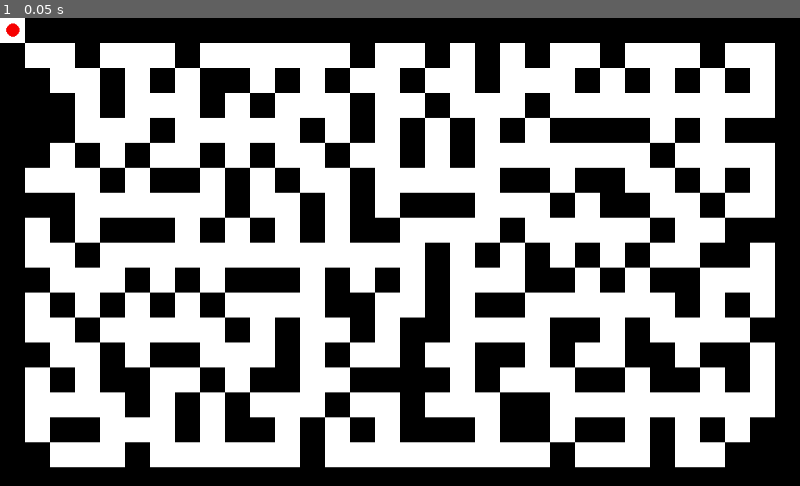
Above: before the commit, frame 1.
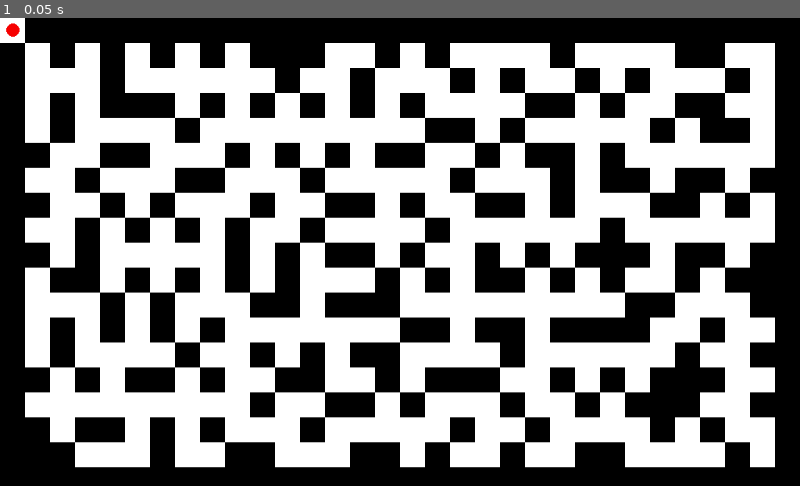
Above: after the commit, the same moment.

Repository: JhonH3avy/VacuumAgent
Game: Godot game, scene res://Scenes/Game.tscn
Two runs of this game, one before a commit and one after it. Both use one fixed random seed, a clock stepped at 60 frames per second and the inputs below.
Inputs:
- Up to frame 1 (0.05 s): no input

The runs differ from the first frame. In frame 1, 40% of the frame differs, in the area x 3-97%, y 5-97%.

Commit message:
added timer to maze

Diff:
--- a/Scenes/DirtableMaze.tscn
+++ /dev/null
@@ -1,11 +0,0 @@
-[gd_scene load_steps=3 format=2]
-
-[ext_resource path="res://Scenes/TileMap.tscn" type="PackedScene" id=1]
-[ext_resource path="res://Scripts/DirtableMaze.gd" type="Script" id=2]
-
-[node name="DirtableMaze" index="0" instance=ExtResource( 1 )]
-script = ExtResource( 2 )
-
-[node name="DirtyTime" type="Timer" parent="." index="0"]
-wait_time = 2.0
-[connection signal="timeout" from="DirtyTime" to="." method="_on_DirtyTime_timeout"]
--- a/Scenes/Game.tscn
+++ b/Scenes/Game.tscn
@@ -1,11 +1,16 @@
 [gd_scene load_steps=3 format=2]
 
-[ext_resource path="res://Scenes/DirtableMaze.tscn" type="PackedScene" id=1]
+[ext_resource path="res://Scenes/TileMap.tscn" type="PackedScene" id=1]
 [ext_resource path="res://Scenes/Agent.tscn" type="PackedScene" id=2]
 
 [node name="Game" type="Node2D"]
 
-[node name="DirtableMaze" parent="." instance=ExtResource( 1 )]
+[node name="Maze" parent="." instance=ExtResource( 1 )]
+timer = NodePath("../Timer")
 
 [node name="Agent" parent="." instance=ExtResource( 2 )]
 position = Vector2( 16, 16 )
+
+[node name="Timer" type="Timer" parent="."]
+wait_time = 5.0
+[connection signal="timeout" from="Timer" to="Maze" method="_on_Timer_timeout"]
--- a/Scripts/DirtableMaze.gd
+++ /dev/null
@@ -1,12 +0,0 @@
-extends "res://Scripts/MazeGenerator.gd"
-
-
-onready var time = $DirtyTime
-
-
-func _on_Maze_maze_generation_completed():
-	time.start()
-
-
-func _on_DirtyTime_timeout():
-	print("hi")
--- a/Scripts/MazeGenerator.gd
+++ b/Scripts/MazeGenerator.gd
@@ -13,15 +13,17 @@
 var walls = []
 var spaces = []
 
+export(NodePath) var timer;
+
 func _ready():
+	timer = get_node(timer)
 	randomize()
 	var initial_cell = generate_initial_cell()
 	add_to_maze(initial_cell)
 	emit_signal("start_position_generated", initial_cell)
 	neightboors = get_neigtboor_walls(initial_cell)
 	generate_maze()
-	emit_signal("maze_generation_completed")
-
+	timer.start()
 
 
 
@@ -101,3 +103,6 @@
 		if visited_cell.x == cell.x and visited_cell.y == cell.y:
 			return false
 	return true
+
+func _on_Timer_timeout():
+	print("hi")
